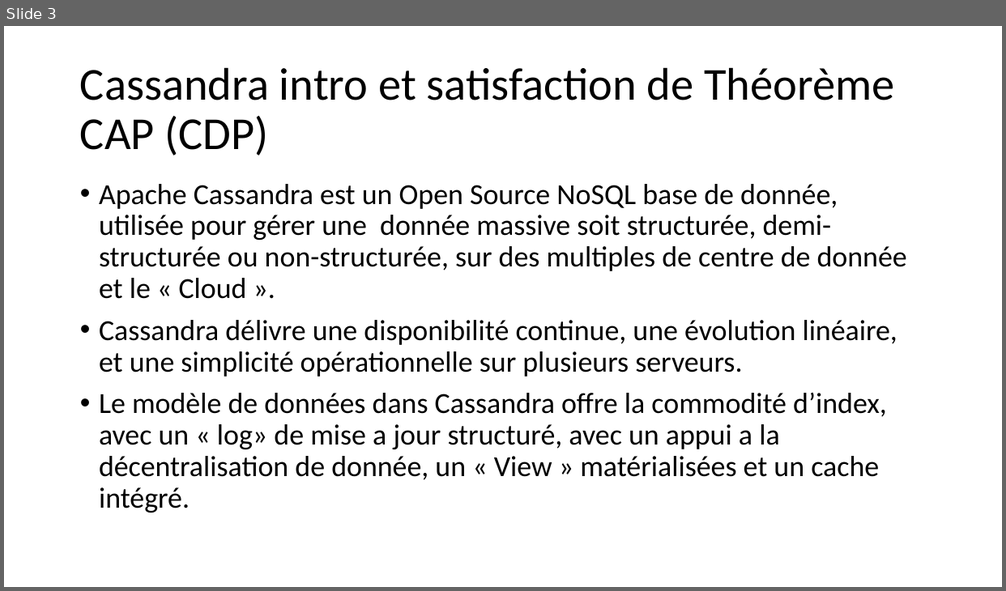
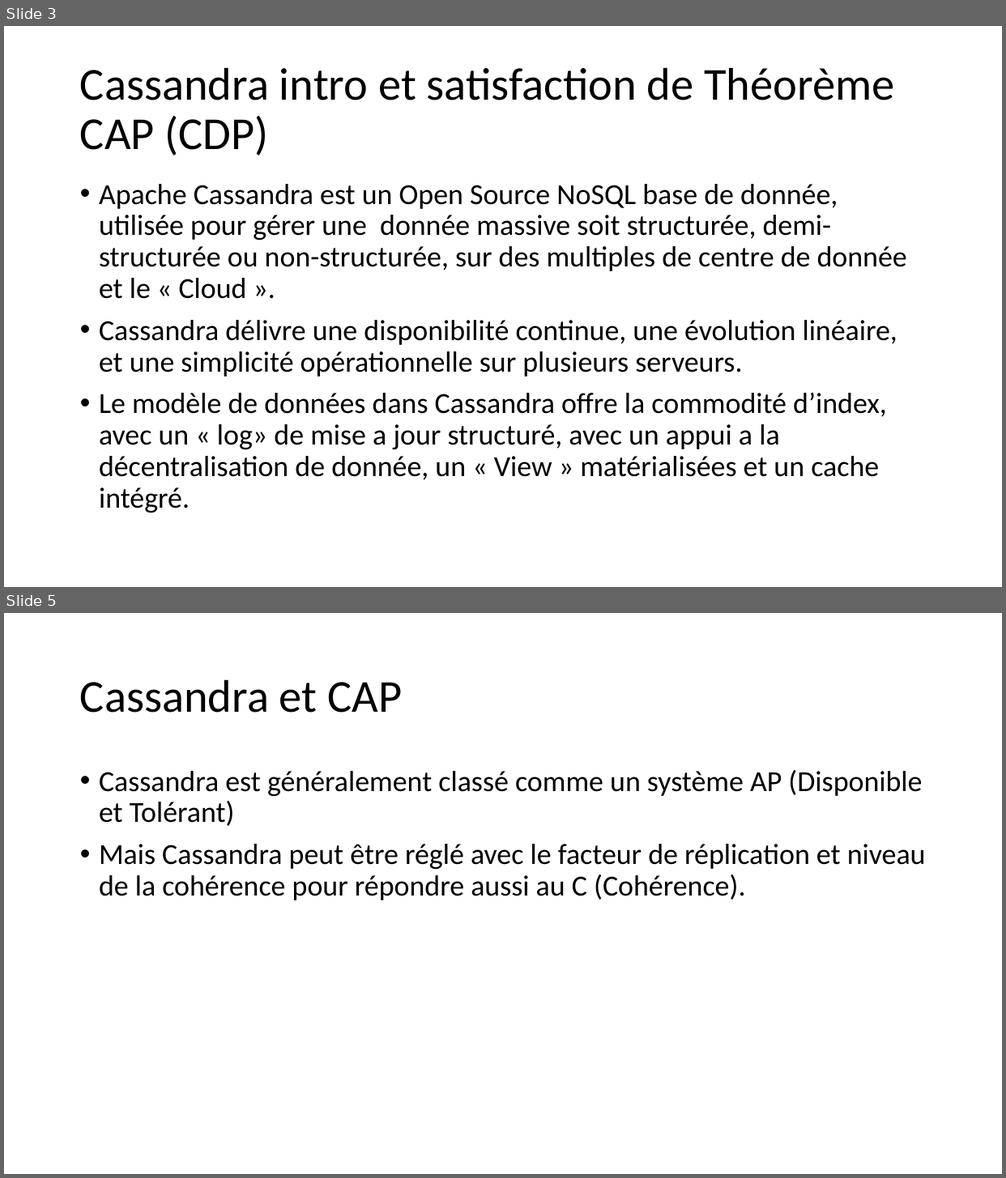
Before and after one commit to khalilbsaibes/cassandra, a slide deck: Cassandra.pptx. Shown one above the other, each under a label of ours: slide 3 before the commit, slides 3 and 5 after it; the slides between them are not shown. The pictures are 1006x591 and 1006x1178 pixels, drawn with LibreOffice and Linux fonts; fonts in the diff are those of the drawing. Boxes give left, top, right and bottom in pixels: in the first picture for what was removed or moved away, otherwise in the second. Text is boxed around its words. In the diff, an @@ line names an element or a change of style, - is before the commit and + after.

```diff
--- a/Cassandra.pptx
+++ b/Cassandra.pptx
@@ slide 5 added at (4, 613, 1002, 1174), background #FFFFFF @@
@@ title added at (80, 679, 402, 713), 44 pt, text #000000 @@
+Cassandra et CAP
@@ text added at (99, 770, 926, 901), 28 pt, text #000000 @@
+• Cassandra est généralement classé comme un système AP (Disponible et Tolérant)
+• Mais Cassandra peut être réglé avec le facteur de réplication et niveau de la cohérence pour répondre aussi au C (Cohérence).
```
Also in this commit, not shown: 2 other slides added.
